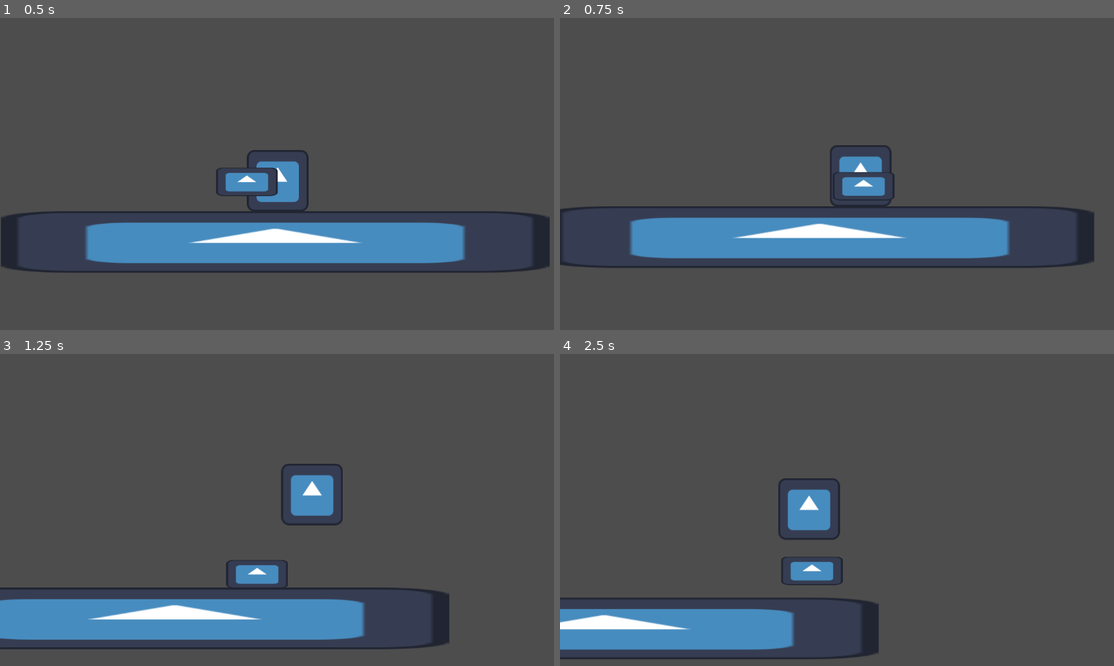
Above: before the commit, frames 1-4 (two rows, left to right).
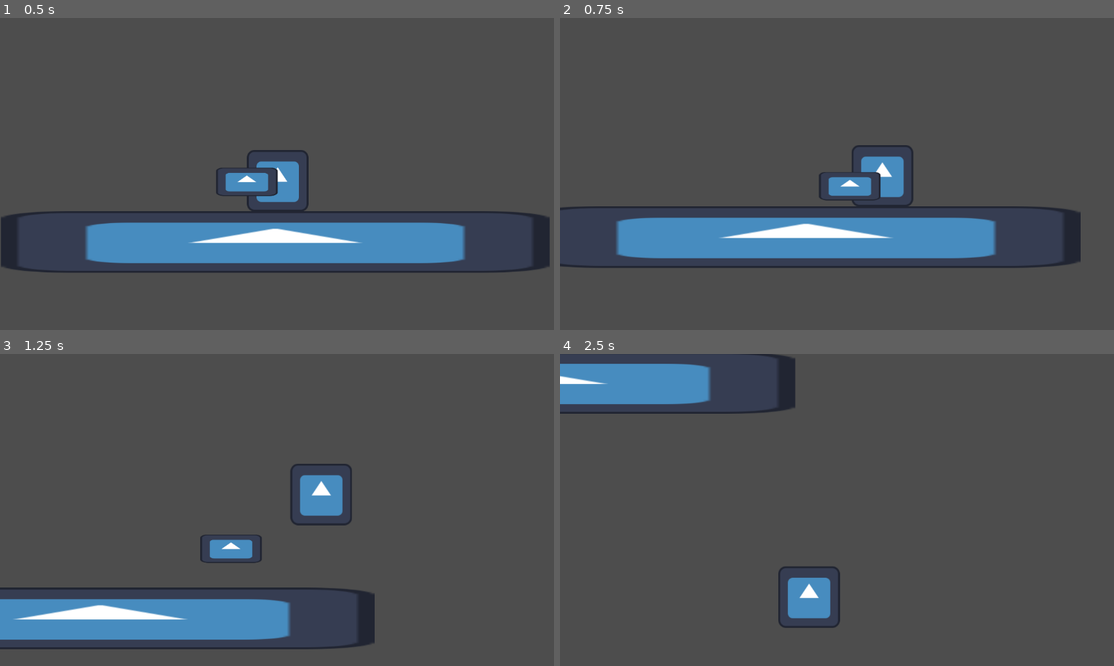
Above: after the commit, the same moments.

Repository: dzfrias/gladiator
Game: Godot game, scene res://scenes/test_scene.tscn
Same seed, same stepped clock (60 frames per second), same inputs: the game is played once before the commit and once after it. The engine's default icon, where the game draws it, is replaced by a stand-in: a white triangle on a blue panel in a dark square.
Inputs (mouse positions are in pixels of both pictures, inside the frame that each line leads up to):
- Up to frame 1 (0.5 s): no input
- Up to frame 2 (0.75 s): move the mouse to (958, 158) at 0.52 s; hold D (right) from 0.53 s (still down); hold E (roll, bound only after the commit) from 0.53 s (still down)
- Up to frame 3 (1.25 s): keep holding D (right); keep holding E (roll, bound only after the commit); tap Space (jump) at 0.77, 0.8, 1.07 s
- Up to frame 4 (2.5 s): move the mouse to (726, 525) at 1.27 s; release E (roll, bound only after the commit) at 1.28 s; tap Space (jump) at 1.35, 1.52, 1.82, 2.3 s; tap E (roll, bound only after the commit) at 1.55 s; move the mouse to (892, 441) at 2.02 s; release D (right) at 2.03 s; press the mouse at (892, 441) at 2.03 s; hold A (left) from 2.03 s (still down)

Frame 1 is identical in both runs. In frame 2, 3.4% of the frame differs, in the area x 0-97%, y 40-80%; in frame 3, 6.2%; in frame 4, 14%, in the area x 0-58%, y 0-98%.
Error after the commit: Assertion failed. (res://scripts/wolf.gd:66)

Commit message:
Add player roll
Activated with the E button for now.

Diff:
--- a/project.godot
+++ b/project.godot
@@ -40,3 +40,8 @@
 "events": [Object(InputEventMouseButton,"resource_local_to_scene":false,"resource_name":"","device":-1,"window_id":0,"a …(253 unchanged characters)…
 ]
 }
+roll={
+"deadzone": 0.5,
+"events": [Object(InputEventKey,"resource_local_to_scene":false,"resource_name":"","device":0,"window_id":0,"alt_pressed":false,"shift_pressed":false,"ctrl_pressed":false,"meta_pressed":false,"pressed":false,"keycode":0,"physical_keycode":69,"key_label":0,"unicode":0,"location":0,"echo":false,"script":null)
+]
+}
--- a/scenes/player.tscn
+++ b/scenes/player.tscn
@@ -30,4 +30,9 @@
 script = ExtResource("5_crqak")
 bullet_path_scene = ExtResource("2_xv087")
 
+[node name="RollTimer" type="Timer" parent="."]
+wait_time = 0.2
+one_shot = true
+
 [connection signal="died" from="Health" to="." method="_on_health_died"]
+[connection signal="timeout" from="RollTimer" to="." method="_on_roll_timer_timeout"]
--- a/scripts/player.gd
+++ b/scripts/player.gd
@@ -2,24 +2,45 @@
 
 extends CharacterBody2D
 
-@export var move_speed: float = 10000
+@export var move_speed: float = 400
 @export var jump_speed: float = 500
+@export var roll_speed: float = 800
+
+var _state := State.CONTROL
+var _direction: float = 1
+@onready var _init_layer = collision_layer
+
+enum State {
+	CONTROL,
+	ROLL,
+}
 
 func _process(delta: float) -> void:
-	if Input.is_action_pressed("left") and Input.is_action_pressed("right"):
-		velocity.x = 0
-	elif Input.is_action_pressed("left"):
-		velocity.x = -move_speed
-	elif Input.is_action_pressed("right"):
-		velocity.x = move_speed
-	else:
-		velocity.x = 0
-
 	if not is_on_floor():
 		velocity.y += get_gravity().y * delta
 
-	if is_on_floor() and Input.is_action_pressed("jump"):
-		velocity.y = -jump_speed
+	match _state:
+		State.CONTROL:
+			if Input.is_action_pressed("left") and Input.is_action_pressed("right"):
+				velocity.x = 0
+			elif Input.is_action_pressed("left"):
+				velocity.x = -move_speed
+				_direction = -1
+			elif Input.is_action_pressed("right"):
+				velocity.x = move_speed
+				_direction = 1
+			else:
+				velocity.x = 0
+
+			# TODO make these events
+			if is_on_floor() and Input.is_action_pressed("jump"):
+				velocity.y = -jump_speed
+			if is_on_floor() and Input.is_action_pressed("roll"):
+				_state = State.ROLL
+				$RollTimer.start()
+				collision_layer = 4
+		State.ROLL:
+			velocity.x = roll_speed * _direction
 
 	move_and_slide()
 
@@ -28,7 +49,12 @@
 		$Weapon.fire(position)
 
 func damage(amount: float) -> void:
+	print("Player hit")
 	$Health.take_damage(amount)
 
 func _on_health_died() -> void:
 	print("The player has died")
+
+func _on_roll_timer_timeout() -> void:
+	collision_layer = _init_layer
+	_state = State.CONTROL
